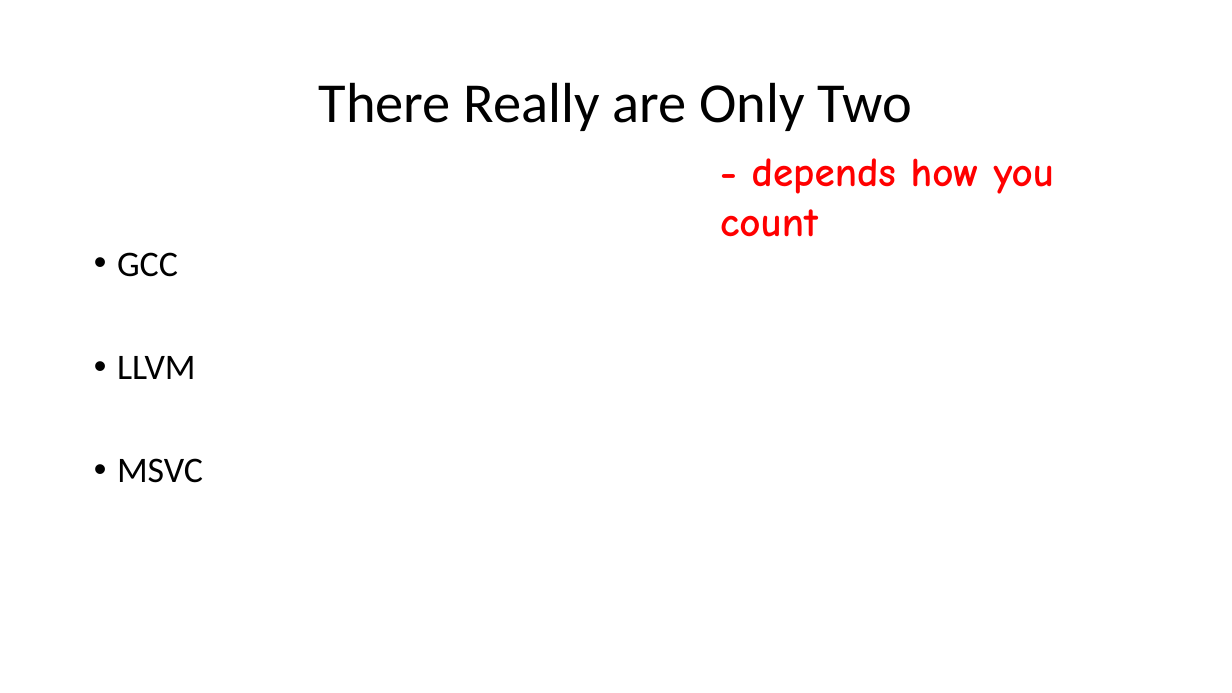
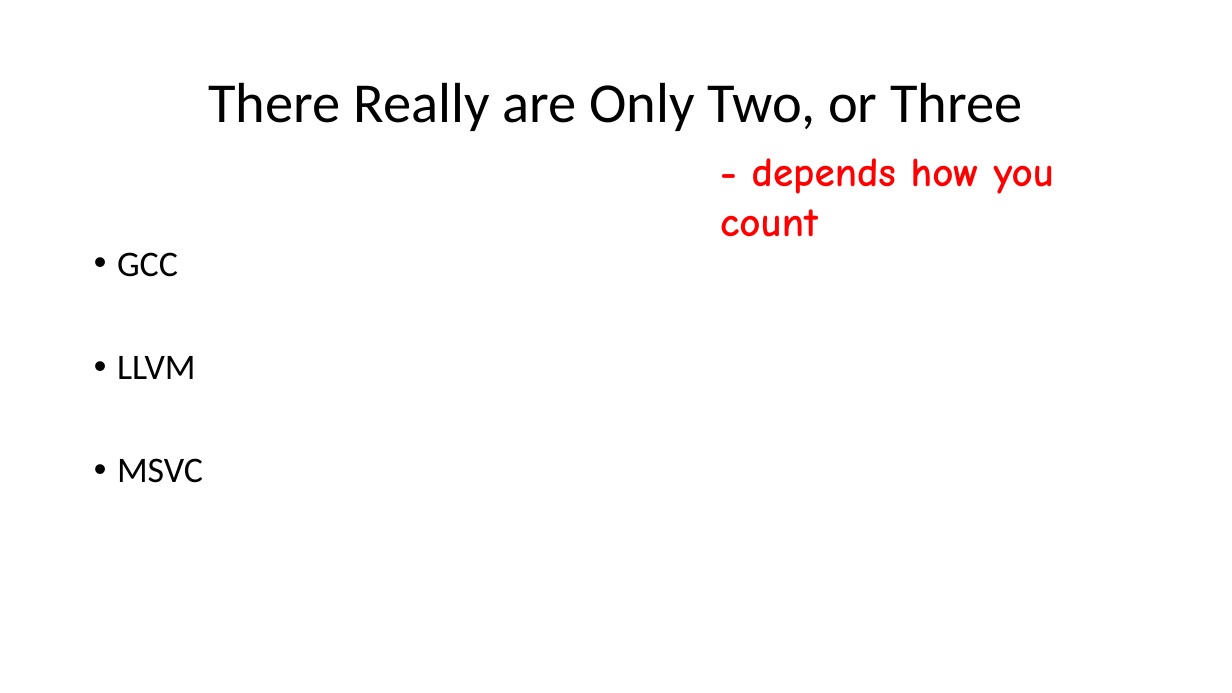
Before and after one commit to ganoliz/NI-GEN, a slide deck: slide 9 of media/NI-GEN-6.pptx. Drawn at 1232x693 pixels with LibreOffice and Linux fonts; fonts in the diff are those of the drawing. Boxes give left, top, right and bottom in pixels: in the first picture for what was removed or moved away, otherwise in the second. Text is boxed around its words. In the diff, an @@ line names an element or a change of style, - is before the commit and + after.

```diff
--- a/media/NI-GEN-6.pptx
+++ b/media/NI-GEN-6.pptx
@@ title at [208,82,1022,131]: text changed @@
-There Really are Only Two
+There Really are Only Two, or Three
```
Also in this commit, not shown: 2 other slides changed, 1 other file.
